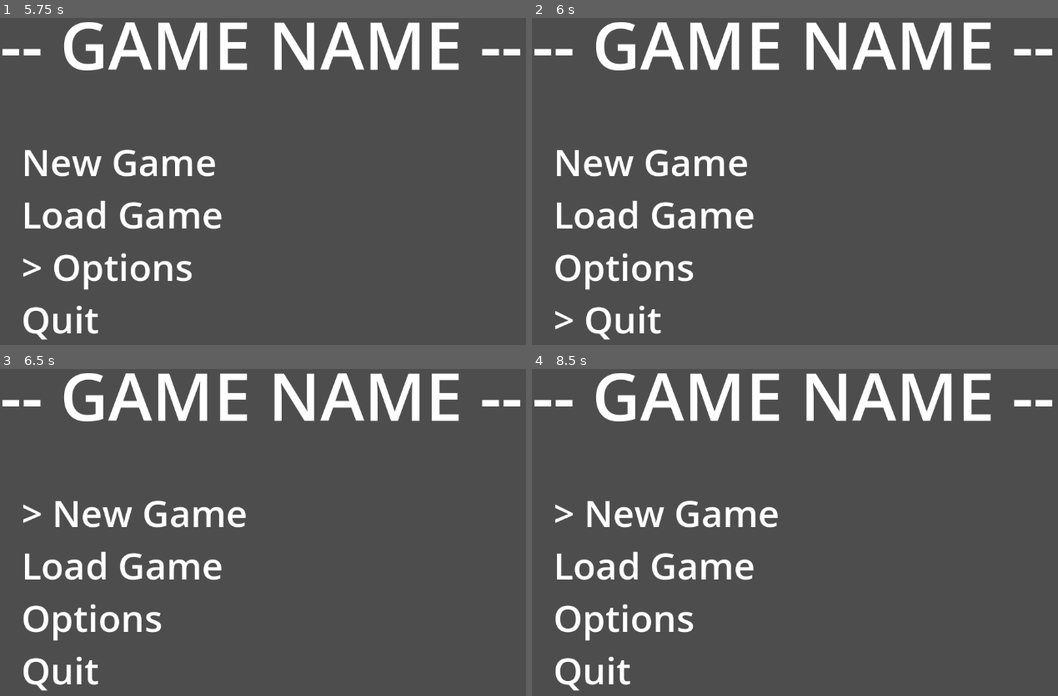
Above: before the commit, frames 1-4 (two rows, left to right).
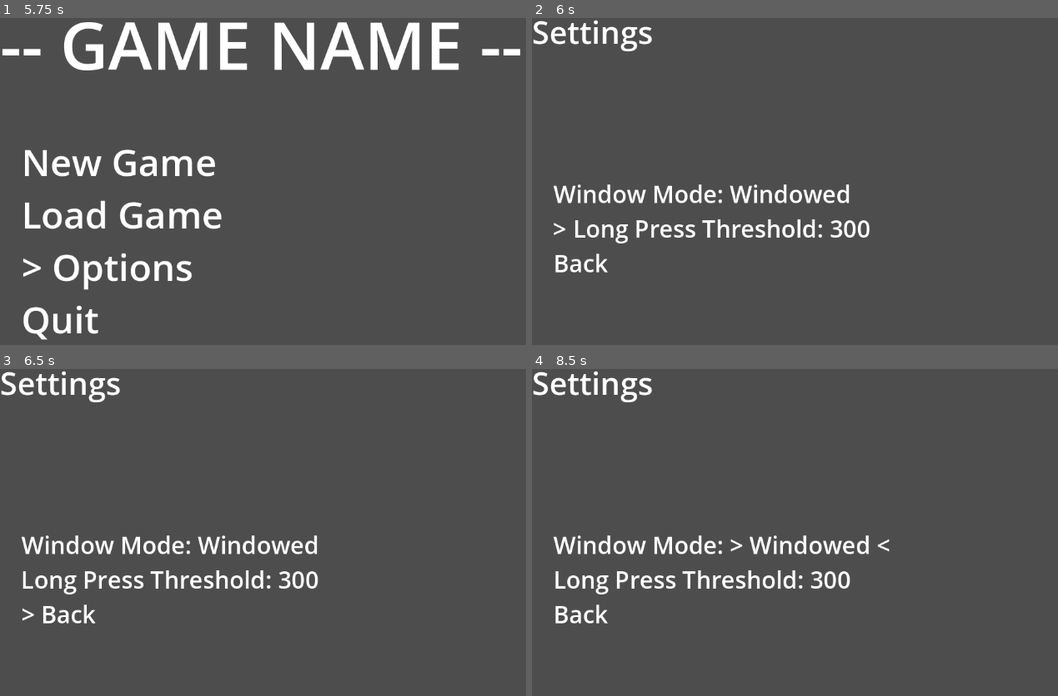
Above: after the commit, the same moments.

Repository: adamalbu/one-button
Game: Godot game, scene res://scenes/menus/main_menu.tscn
The game is run twice, just before and just after one commit, with the same random seed, the same clock (stepped at 60 frames per second) and the same inputs. Before the commit the project starts from res://scenes/main_menu.tscn.
Inputs (mouse positions are in pixels of both pictures, inside the frame that each line leads up to):
- Up to frame 1 (5.75 s): tap Enter at 0.5, 2, 3.5 s; move the mouse to (478, 184) at 0.52 s; hold Space (button) 0.53-1.28 s; click (478, 184) at 0.67 s; move the mouse to (199, 224) at 1.27 s; tap Space (button) at 1.35, 2.85, 4.35 s; click (199, 224) at 1.42 s; move the mouse to (399, 122) at 2.02 s; hold Space (button) 2.03-2.78 s; click (399, 122) at 2.17 s; move the mouse to (299, 279) at 2.77 s; click (299, 279) at 2.92 s; move the mouse to (outside the picture) at 3.52 s; hold Space (button) 3.53-4.28 s; click (outside the picture) at 3.67 s; move the mouse to (131, 148) at 4.27 s; click (131, 148) at 4.42 s; move the mouse to (368, 204) at 5.02 s; hold Space (button) from 5.03 s (still down); click (368, 204) at 5.17 s
- Up to frame 2 (6 s): move the mouse to (763, 112) at 5.77 s; release Space (button) at 5.78 s; tap Space (button) at 5.85 s; click (763, 112) at 5.92 s
- Up to frame 3 (6.5 s): no input
- Up to frame 4 (8.5 s): move the mouse to (1010, 535) at 6.52 s; hold Space (button) 6.53-7.28 s; click (1010, 535) at 6.67 s; move the mouse to (731, 575) at 7.27 s; tap Space (button) at 7.35 s; click (731, 575) at 7.42 s; move the mouse to (931, 473) at 8.02 s; hold Space (button) from 8.03 s (still down); click (931, 473) at 8.17 s

Frame 1 is identical in both runs. In frame 2, 12% of the frame differs, in the area x 0-99%, y 0-99%; in frame 3, 12%; in frame 4, 12%.

Commit message:
Settings menu
Moved main menu into menus folder
Added settings menu

Diff:
--- a/global_variables.gd
+++ b/global_variables.gd
@@ -1,2 +1,17 @@
 extends Node
+enum window_modes { WINDOWED, FULLSCREEN, BORDERLESS }
 var long_press_threshold: int = 300
+var window_mode = window_modes.WINDOWED
+
+func update_window_mode():
+    print("Window mode updated to: " + str(window_mode))
+    match window_mode:
+        window_modes.WINDOWED:
+            print("Window mode set to: WINDOWED")
+            DisplayServer.window_set_mode(DisplayServer.WINDOW_MODE_WINDOWED)
+        window_modes.FULLSCREEN:
+            print("Window mode set to: FULLSCREEN")
+            DisplayServer.window_set_mode(DisplayServer.WINDOW_MODE_EXCLUSIVE_FULLSCREEN)
+        window_modes.BORDERLESS:
+            print("Window mode set to: BORDERLESS")
+            DisplayServer.window_set_mode(DisplayServer.WINDOW_MODE_FULLSCREEN)
--- a/project.godot
+++ b/project.godot
@@ -12,7 +12,7 @@
 
 config/name="one-button"
 config/tags=PackedStringArray("active_development", "game_jam")
-run/main_scene="res://scenes/main_menu.tscn"
+run/main_scene="res://scenes/menus/main_menu.tscn"
 config/features=PackedStringArray("4.3", "GL Compatibility")
 config/icon="res://icon.svg"
 
--- a/scenes/main_menu.gd
+++ b/scenes/menus/main_menu.gd
@@ -1,7 +1,7 @@
 extends Control
 @export var menu_items: PackedStringArray = ["New Game", "Load Game", "Options", "Quit"]
 @onready var menu = $Menu
-var selected = 0
+var index = 0
 
 # For checking how long user pressed button
 var press_start_time = 0
@@ -20,16 +20,16 @@
 				select()
 			else:
 				# Short press
-				selected += 1
+				index += 1
 				update_menu_text()
 
 func update_menu_text():
-	# Wrap selected
-	selected = wrap(selected, 0, menu_items.size())
+	# Wrap index
+	index = wrap(index, 0, menu_items.size())
 	var menu_text = ""
 	# Generate text
 	for item in menu_items:
-		if selected == menu_items.find(item):
+		if index == menu_items.find(item):
 			menu_text += "> " + item + "\n"
 		else:
 			menu_text += item + "\n"
@@ -39,4 +39,14 @@
 
 func select():
 	# TODO: Implement this
-	print("Selected: " + menu_items[selected])
+	match menu_items[index]:
+		"New Game":
+			print("New Game")
+		"Load Game":
+			print("Load Game")
+		"Options":
+			get_tree().change_scene_to_file("res://scenes/menus/settings_menu.tscn")
+		"Quit":
+			print("Quit")
+		_:
+			print("Unknown option")
--- a/scenes/main_menu.tscn
+++ b/scenes/menus/main_menu.tscn
@@ -1,6 +1,6 @@
 [gd_scene load_steps=2 format=3 uid="uid://c1bob8ee18uu"]
 
-[ext_resource type="Script" path="res://scenes/main_menu.gd" id="1_kvuyj"]
+[ext_resource type="Script" path="res://scenes/menus/main_menu.gd" id="1_kvuyj"]
 
 [node name="Control" type="Control"]
 layout_mode = 3
--- /dev/null
+++ b/scenes/menus/settings_menu.gd
@@ -0,0 +1,98 @@
+extends Control
+@export var settings: Dictionary = {
+	"Window Mode": ["Windowed", "Fullscreen", "Borderless"],
+	"Long Press Threshold": [200, 300, 500, 800],
+}
+var option_indexes: Dictionary = {} # Current values as an index
+@onready var menu = $Menu
+var menu_index: int = 0
+var option_index: int = 0
+var is_option: int = false
+var press_start_time = 0
+
+# Called when the node enters the scene tree for the first time.
+func _ready():
+	get_current_values()
+	update_menu()
+
+func get_current_values():
+	# Loop through settings dict and get the value from global variables
+	var global_variable_name = ""
+	var index = 0
+	for item in settings.keys():
+		global_variable_name = item.replace(" ", "_").to_lower()
+		# If setting is string assume it is an enum and get the index
+		if settings[item][0] is String:
+			index = GlobalVariables.get(global_variable_name)
+		else:
+			index = settings[item].find(GlobalVariables.get(global_variable_name))
+		if index == -1:
+			option_indexes[item] = 0
+		else:
+			option_indexes[item] = index
+
+func update_menu():
+	var menu_text = ""
+	# Wrap index
+	menu_index = wrap(menu_index, 0, settings.size() + 1) # +1 for back option
+	if menu_index < settings.size():
+		option_index = wrap(option_index, 0, settings[settings.keys()[menu_index]].size())
+
+	# Generate text
+	for item in settings.keys():
+		var displayed_item = item
+		var displayed_option = str(settings[item][option_indexes[item]])
+
+		if menu_index == settings.keys().find(item):
+			if is_option:
+				displayed_option = "> " + displayed_option + " <"
+			else:
+				displayed_item = "> " + item
+
+		menu_text += displayed_item + ": " + displayed_option + "\n"
+
+	# Add back option
+	if menu_index == settings.size():
+		menu_text += "> Back"
+	else:
+		menu_text += "Back"
+	menu.text = menu_text
+
+func update_variables():
+	# Loop through settings dict and set the value to global variables
+	var global_variable_name = ""
+
+	for item in settings.keys():
+		global_variable_name = item.replace(" ", "_").to_lower()
+		# If first item is string, then assume the actual value is an enum and return the index
+		if settings[item][0] is String:
+			GlobalVariables.set(global_variable_name, option_indexes[item])
+		else:
+			GlobalVariables.set(global_variable_name, settings[item][option_indexes[item]])
+		if global_variable_name == "window_mode":
+			GlobalVariables.update_window_mode()
+
+func _input(event):
+	if event is InputEventKey or event is InputEventMouseButton:
+		if event.is_action_pressed("button"):
+			press_start_time = Time.get_ticks_msec()
+		if event.is_action_released("button"):
+			var duration = Time.get_ticks_msec() - press_start_time
+			if duration > GlobalVariables.long_press_threshold:
+				# Long press
+				is_option = not is_option
+				# If back
+				if menu_index == settings.size():
+					update_variables()
+					get_tree().change_scene_to_file("res://scenes/menus/main_menu.tscn")
+			else:
+				# Short press
+				if is_option:
+					# If not back
+					if menu_index != settings.size():
+						# Change option
+						var item = settings.keys()[menu_index]
+						option_indexes[item] = wrap(option_indexes[item] + 1, 0, settings[item].size())
+				else:
+					menu_index += 1
+			update_menu()
--- /dev/null
+++ b/scenes/menus/settings_menu.tscn
@@ -0,0 +1,31 @@
+[gd_scene load_steps=2 format=3 uid="uid://cequdvqg7saup"]
+
+[ext_resource type="Script" path="res://scenes/menus/settings_menu.gd" id="1_u7b8f"]
+
+[node name="SettingsMenu" type="Control"]
+layout_mode = 3
+anchors_preset = 15
+anchor_right = 1.0
+anchor_bottom = 1.0
+grow_horizontal = 2
+grow_vertical = 2
+script = ExtResource("1_u7b8f")
+
+[node name="Title" type="Label" parent="."]
+offset_top = -13.0
+offset_right = 430.0
+offset_bottom = 68.0
+theme_override_font_sizes/font_size = 54
+text = "Settings"
+
+[node name="Menu" type="Label" parent="."]
+offset_left = 37.0
+offset_top = 124.0
+offset_right = 345.0
+offset_bottom = 607.0
+theme_override_font_sizes/font_size = 41
+text = "OPT 1
+OPT 2
+OPT 3
+OPT 4"
+vertical_alignment = 1
